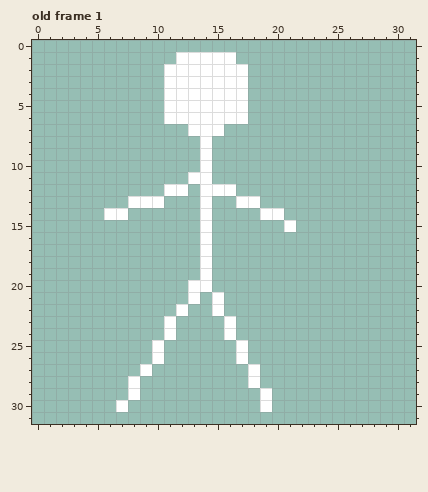
Pixel-art file -- Assets/Player.aseprite. That is the earlier state.
32x32 pixels, 1 frame. Shown: old frame 1. The commit also changed other frames, which this record leaves out.
After the commit:
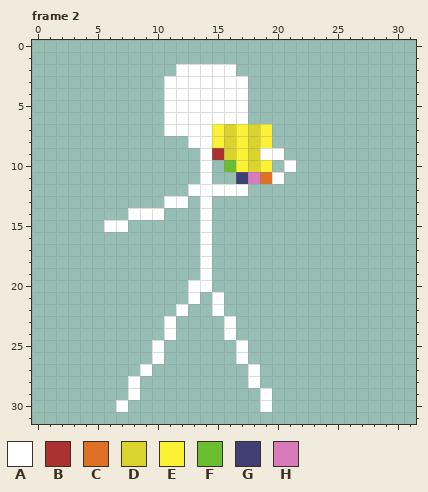
Palette (. is transparent): A #ffffff  B #ac3232  C #df7126  D #dbd32e  E #fbf236  F #6abe30  G #3f3f74  H #d77bba
A new or re-ordered frame is compared with the old frame closest to it.
Changes in this commit:
frames 1 -> 8
layer "Layer 2" added
layer "Layer 3" added
Frame 2 is new; against old frame 1, layers "Layer 3", "Layer 2", "Layer 1":
y 1: x 12..16 AAAAA -> .....
y 2: x 11 A -> .; x 17 A -> .
y 7: x 11..12 .. -> AA; x 15..19 A.... -> EDEDE
y 8: x 13 . -> A; x 15..19 ..... -> EDEDE
y 9: x 15..20 ...... -> BDEDAA
y 10: x 16..19 .... -> FEDE; x 21 . -> A
y 11: x 13 A -> .; x 17..20 .... -> GHCA
y 12: x 11..13 AA. -> ..A; x 17 . -> A
y 13: x 8..12 AAA.. -> ...AA; x 17..18 AA -> ..
y 14: x 6..10 AA... -> ..AAA; x 19..20 AA -> ..
y 15: x 6..7 .. -> AA; x 21 A -> .
Pixel boxes of the changes (left, top, right, bottom) in both pictures:
erased: (164, 52, 248, 76)
changed: (104, 124, 296, 232)
